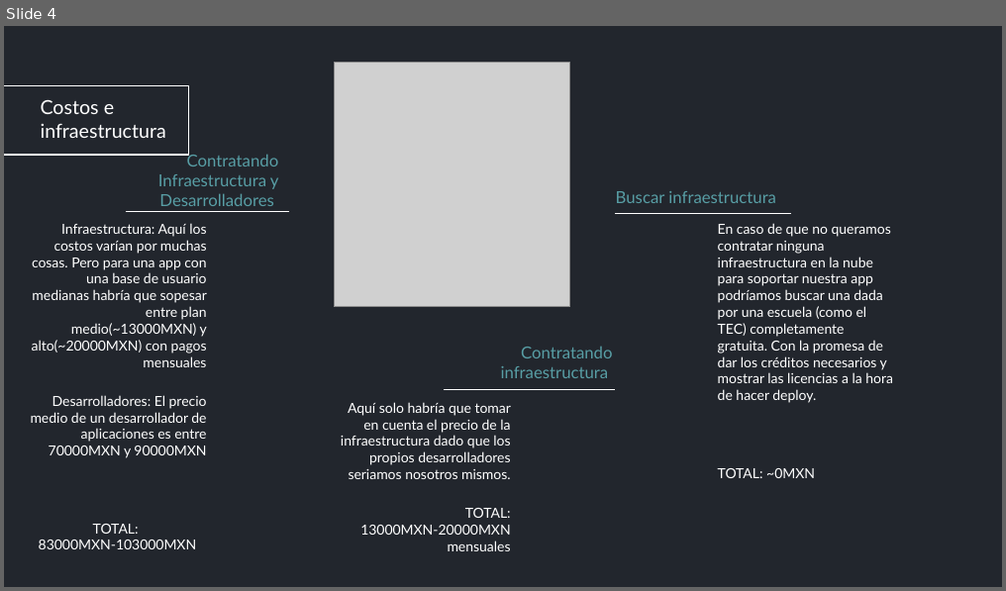
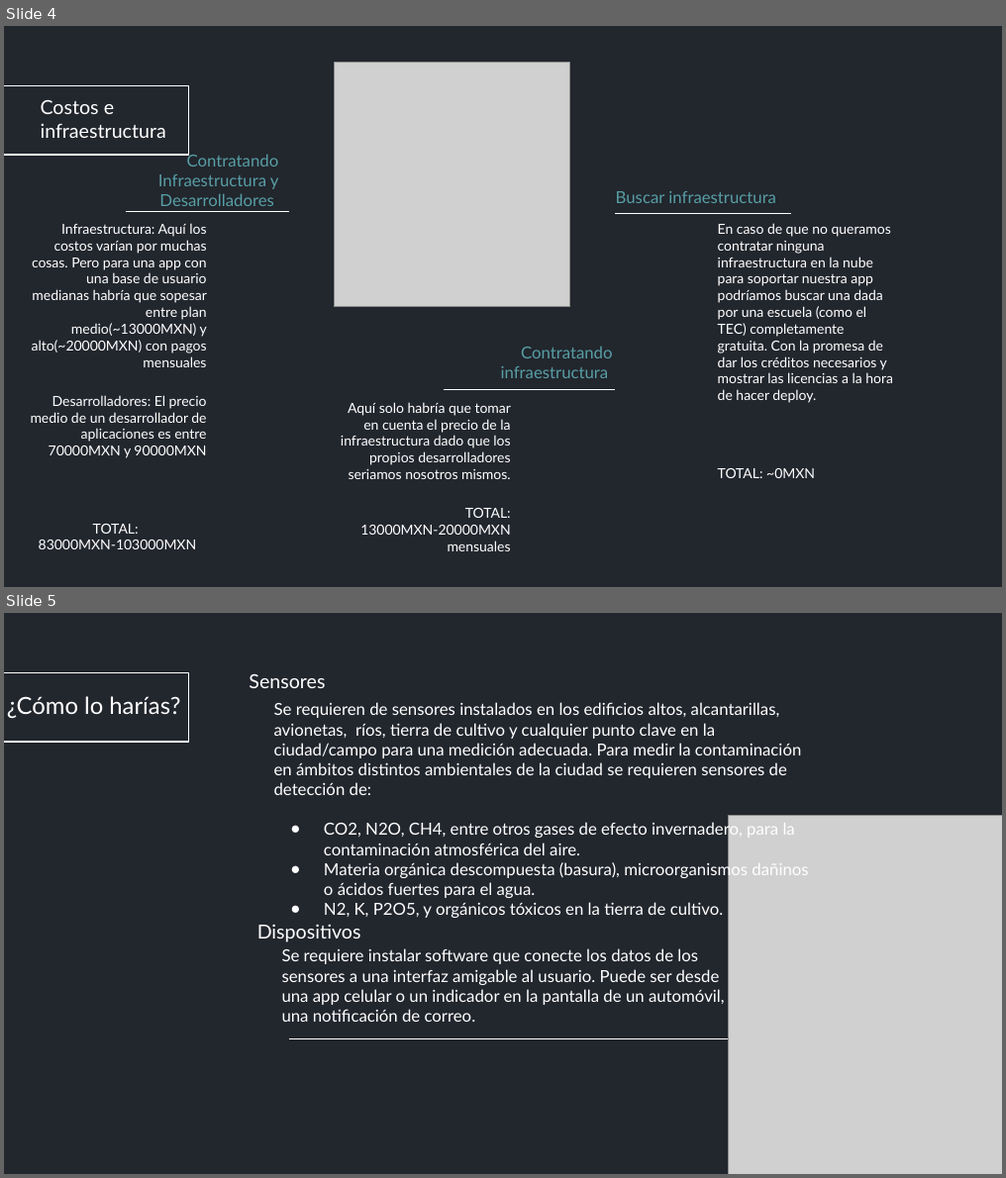
Before and after one commit to ArmandoMG/SemanaTecFinal, a slide deck: Proyecto Final Progra.pptx. Shown one above the other, each under a label of ours: slide 4 before the commit, slides 4 and 5 after it. The pictures are 1006x591 and 1006x1178 pixels, drawn with LibreOffice and Linux fonts; fonts in the diff are those of the drawing; grey boxes stand for pictures. Boxes give left, top, right and bottom in pixels: in the first picture for what was removed or moved away, otherwise in the second. Text is boxed around its words. In the diff, an @@ line names an element or a change of style, - is before the commit and + after.

Commit message:
ahí está mi diapo

```diff
--- a/Proyecto Final Progra.pptx
+++ b/Proyecto Final Progra.pptx
@@ slide 5 added at box(4, 613, 1002, 1174), background #22262D; not listed: 1 template element that a slide beside it also shows @@
@@ title added at box(7, 696, 180, 719), 17 pt, text #FFFFFF @@
+¿Cómo lo harías?
@@ title added at box(249, 674, 325, 688), 14 pt, text #FFFFFF @@
+Sensores
@@ subtitle added at box(274, 702, 808, 918), 12 pt, text #FFFFFF @@
+Se requieren de sensores instalados en los edificios altos, alcantarillas, avionetas, ríos, tierra de cultivo y cualquier punto clave en la ciudad/campo para una medición adecuada. Para medir la contaminación en ámbitos distintos ambientales de la ciudad se requieren sensores de detección de:
+● CO2, N2O, CH4, entre otros gases de efecto invernadero, para la contaminación atmosférica del aire.
+● Materia orgánica descompuesta (basura), microorganismos dañinos o ácidos fuertes para el agua.
+● N2, K, P2O5, y orgánicos tóxicos en la tierra de cultivo.
@@ picture added at box(728, 816, 1002, 1174) @@
@@ title added at box(257, 924, 361, 943), 14 pt, text #FFFFFF @@
+Dispositivos
@@ subtitle added at box(282, 949, 725, 1022), 12 pt, text #FFFFFF @@
+Se requiere instalar software que conecte los datos de los sensores a una interfaz amigable al usuario. Puede ser desde una app celular o un indicador en la pantalla de un automóvil, o una notificación de correo.
@@ line added from (288, 1039) to (801, 1039), #FFFFFF 0.75 pt @@
```
